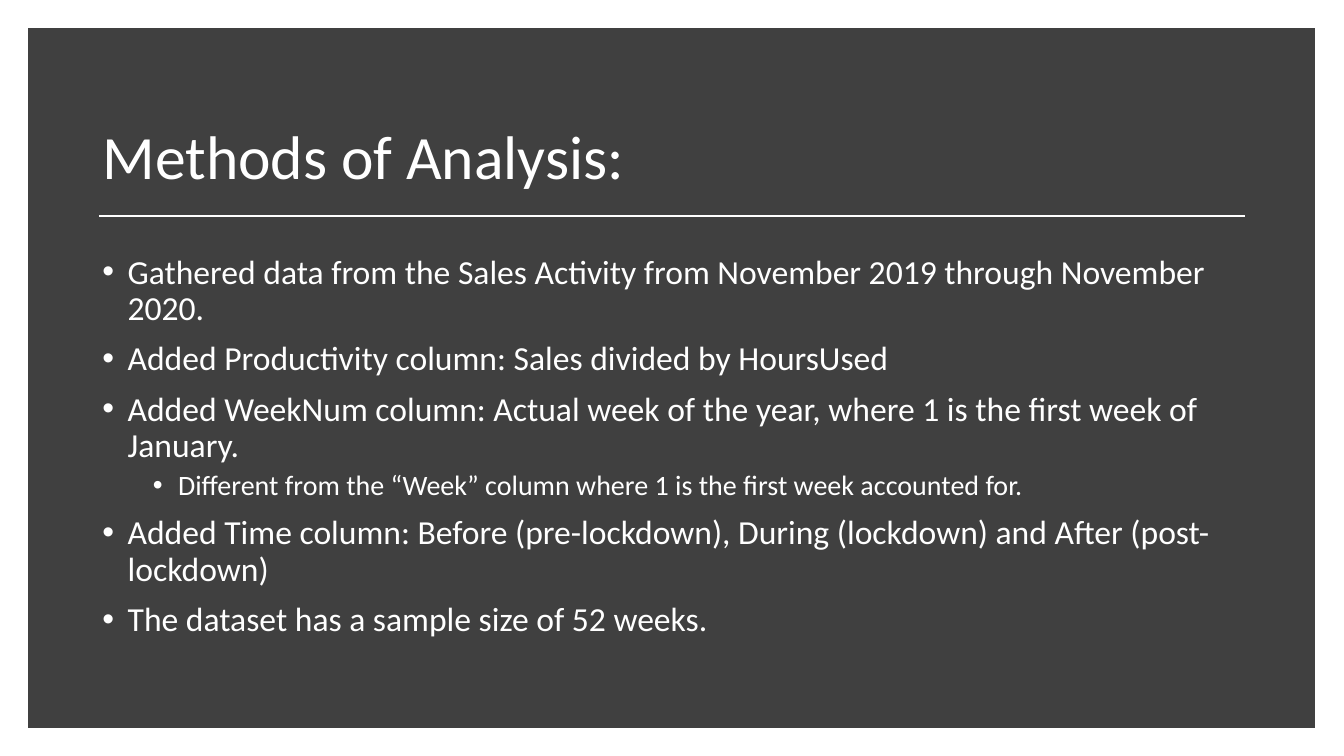
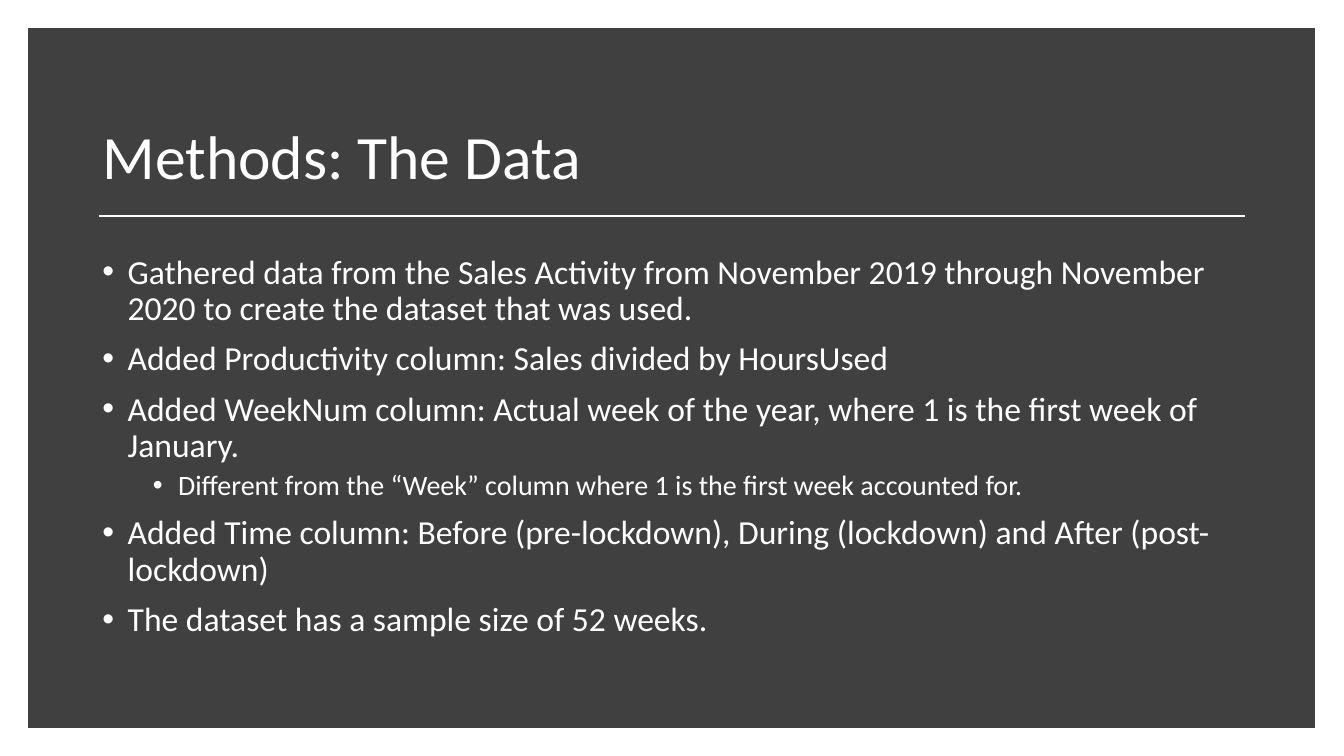
Before and after one commit to East-Coast-Collaboration/Final-Project, a slide deck: slide 6 of Presentation.pptx (slide 5 before the commit). Drawn at 1344x756 pixels with LibreOffice and Linux fonts; fonts in the diff are those of the drawing. Boxes give left, top, right and bottom in pixels: in the first picture for what was removed or moved away, otherwise in the second. Text is boxed around its words. In the diff, an @@ line names an element or a change of style, - is before the commit and + after.

```diff
--- a/Presentation.pptx
+++ b/Presentation.pptx
@@ title at <box>102,136,580,180</box>: text changed @@
-Methods of Analysis:
+Methods: The Data
@@ text at <box>128,260,1205,321</box>: text changed @@
-• Gathered data from the Sales Activity from November 2019 through November 2020.
+• Gathered data from the Sales Activity from November 2019 through November 2020 to create the dataset that was used.
```
Also in this commit, not shown: 4 other slides changed, 3 slides added, 1 slide removed, 1 other file.
